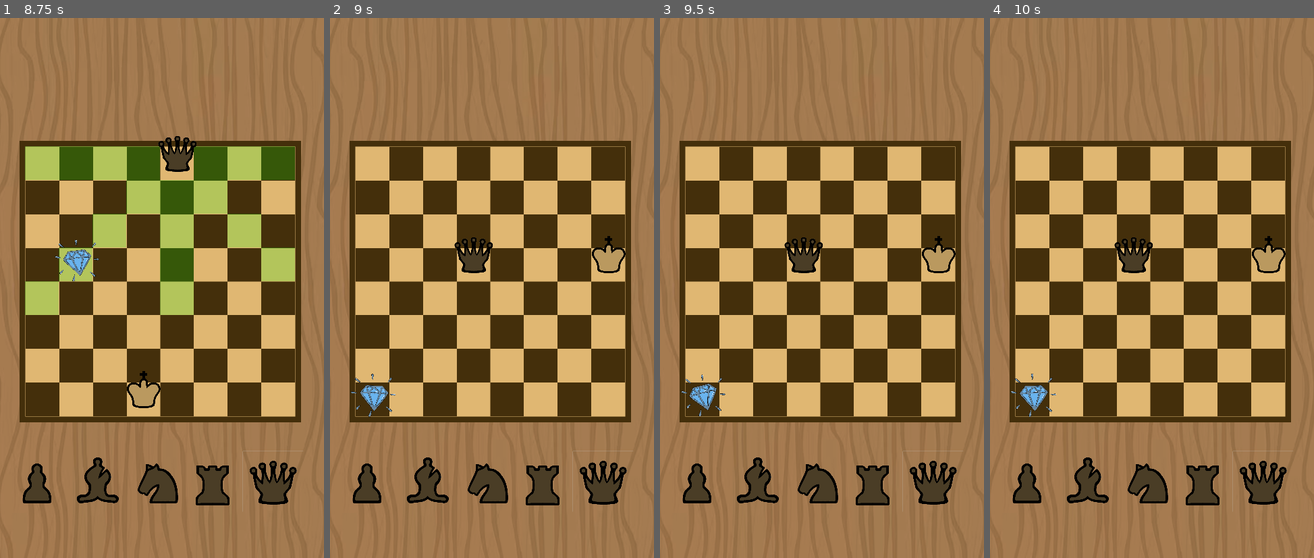
Above: before the commit, frames 1-4 (left to right).
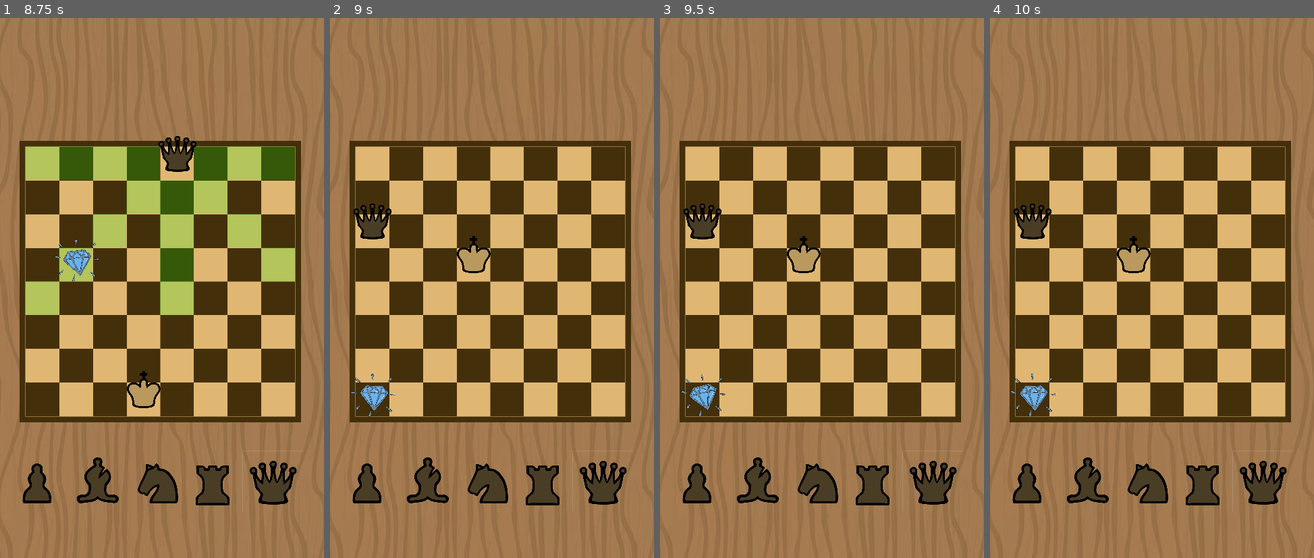
Above: after the commit, the same moments.

Repository: mljkvc/Blokejd-GameJam
Game: Godot game, scene res://scenes/Main.tscn
Two runs of this game, one before a commit and one after it. Both use one fixed random seed, a clock stepped at 60 frames per second and the inputs below.
Inputs (mouse positions are in pixels of both pictures, inside the frame that each line leads up to):
- Up to frame 1 (8.75 s): click "Create Lobby" at 0.5 s; click "Join Lobby" at 1.25 s; click (84, 498) at 2 s; click (35, 482) at 2.75 s; click (97, 482) at 3.5 s; click (158, 482) at 4.25 s; click (213, 482) at 5 s; click (272, 482) at 5.75 s; move the mouse to (145, 396) at 6.52 s; hold W (move_up) 6.53-8.03 s; click (145, 396) at 6.67 s; move the mouse to (259, 369) at 7.27 s; move the mouse to (64, 207) at 8.02 s; hold A (move_left) from 8.03 s (still down)
- Up to frame 2 (9 s): keep holding A (move_left); tap Enter at 8.75 s; move the mouse to (508, 288) at 8.77 s; click (508, 288) at 8.92 s
- Up to frame 3 (9.5 s): keep holding A (move_left)
- Up to frame 4 (10 s): move the mouse to (1103, 153) at 9.52 s; release A (move_left) at 9.53 s; hold S (move_down) from 9.53 s (still down)

Frame 1 is identical in both runs. In frame 2, 1.3% of the frame differs, in the area x 7-92%, y 34-48%; in frame 3, 1.3%; in frame 4, 1.3%.
Error in both runs: Out of bounds get index '0' (on base: 'PackedStringArray') (res://scripts/main_menu.gd:17)

Commit message:
jebo te konj

Diff:
--- a/scripts/multiplayer.gd
+++ b/scripts/multiplayer.gd
@@ -85,12 +85,12 @@
 @rpc("any_peer")
 func make_move(player_id, x : int, y : int, piece_data : String, lied):
 	turn_count += 1
-	var prev_pos = player1_pos if player_id != 0 else player2_pos
+	var prev_pos = player1_pos if player_id != 1 else player2_pos
 	var pos = Vector2(x, y)
 
 	print(str(pos[0]) + " " + str(pos[1]))
 
-	if player_id != 0:
+	if player_id != 1:
 		board[player1_pos[1]][player1_pos[0]] = 0
 		player1_prev_pos = prev_pos
 		player1_pos = pos
@@ -108,7 +108,7 @@
 	var multiplier = 1
 	# Kin  pawn  Knight  Bishop  Rook Queen
 	# 1     2      3       4       5      6
-	if player_id != 0:
+	if player_id != 1:
 		multiplier *= -1
 	if piece_data.begins_with("q"):
 		board[y][x] = 6 * multiplier
@@ -124,14 +124,14 @@
 		board[y][x] = 1 * multiplier
 
 	if pos == treasure_pos:
-		if player_id != 0:
+		if player_id != 1:
 			player1_score += 1
 		else:
 			player2_score += 1
 		treasure_pos = Vector2(randi() % 8, randi() % 8)
 
 	if player1_pos == player2_pos:
-		if player_id != 0:
+		if player_id != 1:
 			player1_score += 1
 			player2_score -= 1
 			player2_pos = Vector2(7, 4)
@@ -170,7 +170,7 @@
 			player2_score -= 1
 			player2_lied = false
 	else:
-		if player_id != 0:
+		if player_id != 1:
 			player1_score -= 1
 		else:
 			player2_score -= 1
Not shown: 1 places in scenes/Main.tscn that only renumber resources
